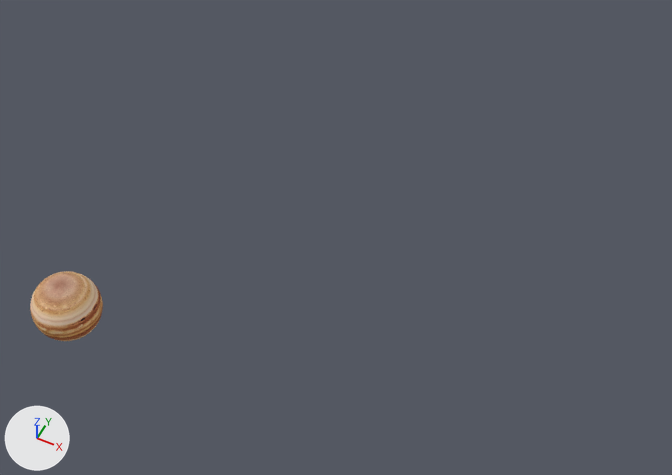
The OBJ model static_assets/jupiter.obj: old version first, new version second.
One viewpoint serves both versions: a camera (50 mm lens) standing at (413.0, -261.0, 1066.0) and looking at (-32.0, 630.0, -48.0). The lights are fixed; the arrows at lower left show +X, +Y and +Z. Where no turn or scale is listed for an object, it has been applied to the vertices.
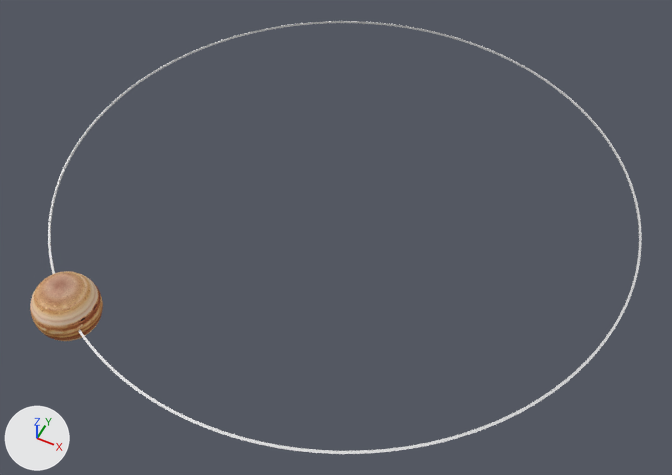
The newer file is also rescaled (x0.5), turned or shifted as a whole; pictures and numbers use the older file's frame.

The change in detail:
Material 'None' (mat_none) is new.
Its base color is (0.8, 0.8, 0.8) (white #e7e7e7).
Its roughness is 1.0.
Mesh me_torus_001 is new.
It has 363 vertices, 363 faces and spans x -465.0..465.0, y -465.0..465.0, z -2.0..2.0.
It uses material mat_none (white #e7e7e7).
Object 'Torus.001' (ob_torus_001) is new; it shows me_torus_001.
Its location is (-44.0, 684.0, 0.0).

Pixel boxes (x1, y1, x2, y2) of what changed, in the pictures (672 x 475 px):
'Torus.001', added
    after: (48, 21, 642, 454)
